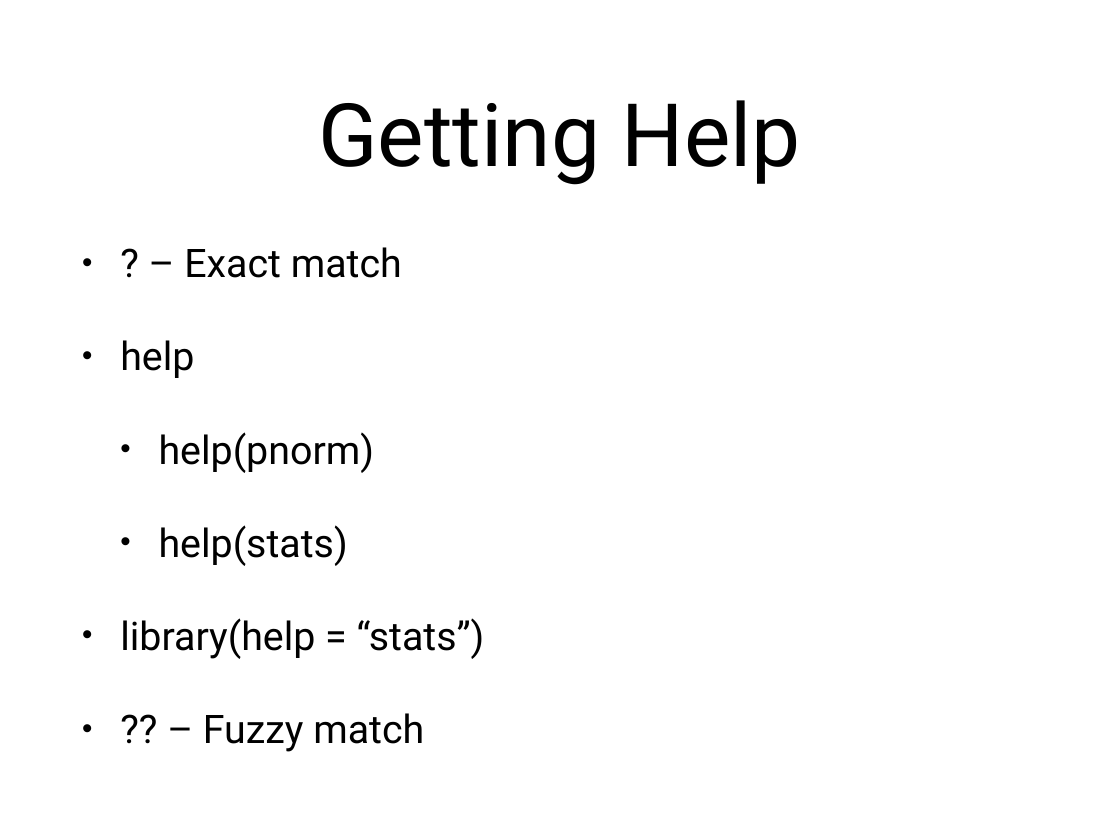
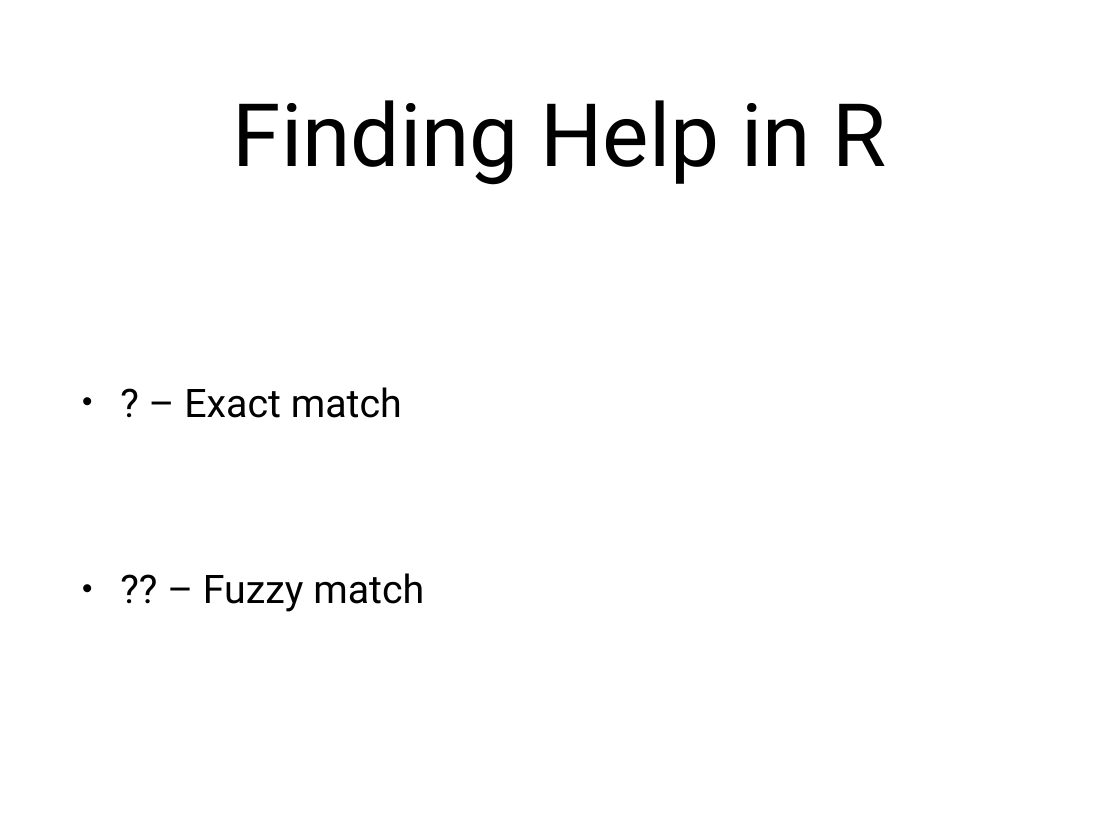
Before and after one commit to nvenkataraman1/RProgrammingWorkshop, a slide deck: slide 14 of sessions/w1/Week1.pptx (slide 19 before the commit). Drawn at 1120x840 pixels with LibreOffice and Linux fonts; fonts in the diff are those of the drawing. Boxes give left, top, right and bottom in pixels: in the first picture for what was removed or moved away, otherwise in the second. Text is boxed around its words. In the diff, an @@ line names an element or a change of style, - is before the commit and + after.

```diff
--- a/sessions/w1/Week1.pptx
+++ b/sessions/w1/Week1.pptx
@@ title at box(233, 100, 886, 185): text changed @@
-Getting Help
+Finding Help in R
@@ text at box(120, 340, 485, 659): paragraphs removed @@
-• help
-  • help(pnorm)
-  • help(stats)
-• library(help = “stats”)
```
Also in this commit, not shown: 9 other slides changed, 2 slides added, 8 slides removed, 1 other file.
